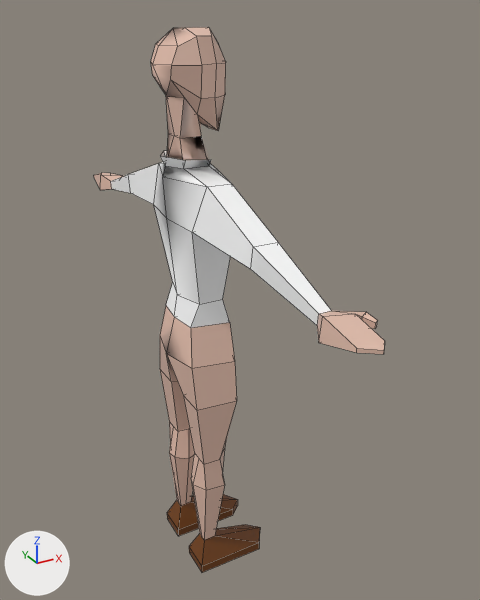
The FBX model Assets/Characters/Main Character/SM_MC_Base.fbx: old version first, new version second.
Camera for both pictures: a 50 mm lens placed at (-0.737, -1.772, 0.945), pointed at (0.223, -0.027, 0.073). Every picture has the same lights, and +X, +Y and +Z are marked at lower left. Mesh edges are drawn as thin lines. Where no turn or scale is listed for an object, it has been applied to the vertices. Vertices at the same position are counted once.

Names of what the first picture shows: 'Base'.
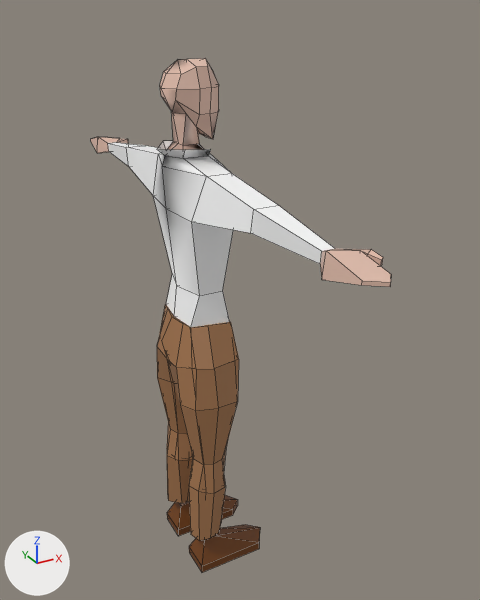
Scene script edits in JSON lines:
```json
{"op": "add", "block": "mat_material_005", "code": ["mat_material_005 = principled_material('Material.005')", "mat_material_005.base_color = (0.383, 0.184, 0.0786)  # brown #a6774f"]}
{"block": "me_cube_005", "where": "# used by ob_base; location = (0.068, 0.0, 0.698)"}
{"op": "remove", "block": "me_cube_005", "code": "me_cube_005.from_pydata(...)  # 229 vertices, 218 faces; spans x -0.1..0.21, y -0.89..0.89, z -1.58..0.2"}
{"op": "add", "block": "me_cube_005", "code": "me_cube_005.from_pydata(...)  # 319 vertices, 297 faces; spans x -0.11..0.21, y -0.89..0.89, z -1.58..0.12"}
{"block": "me_cube_005", "change": "me_cube_005 part 1: a new loose piece of 90 vertices spanning x -0.11..0.1, y -0.18..0.18, z -1.45..-0.64, in mat_material_005 (brown #a6774f)"}
{"block": "me_cube_005", "change": "me_cube_005 part 2"}
{"block": "me_cube_005", "change": "27 vertices in x -0.08..0.13, y -0.17..0.17, z -0.57..-0.14 move by (0.0, 0.0, 0.03)"}
{"block": "me_cube_005", "change": "26 vertices in x -0.04..0.09, y -0.89..0.89, z -0.39..-0.36 move by (0.0, 0.0, 0.14)"}
{"block": "me_cube_005", "change": "18 vertices in x -0.05..0.08, y -0.77..0.77, z -0.41..-0.35 move by (0.0, 0.0, 0.15)"}
{"block": "me_cube_005", "change": "4 vertices in x -0.03..0.04, y -0.43..0.43, z -0.35 move by (0.0, 0.0, 0.1)"}
{"block": "me_cube_005", "change": "4 vertices in x -0.03..0.04, y -0.44..0.44, z -0.28 move by (0.0, 0.0, 0.09)"}
{"block": "me_cube_005", "change": "50 vertices move from x -0.1..0.12, y -0.1..0.1, z -0.17..0.2 to x -0.1..0.1, y -0.08..0.08, z -0.15..0.12"}
{"op": "add", "block": "me_cube_005", "code": "me_cube_005.materials.append(mat_material_005)  # brown #a6774f"}
```

Changed parts and their boxes [x1, y1, x2, y2] in the pictures (480 x 600 px; the box of a moved part takes in the faces that stretch with it):
```json
{"object": "Base", "change": "reshaped", "before": [94, 27, 385, 572], "after": [91, 58, 391, 572]}
{"part": 1, "of": "me_cube_005", "change": "added", "after": [157, 305, 239, 541], "on screen": "brown"}
{"part": 2, "of": "me_cube_005", "change": "moved or reshaped", "before": [94, 27, 385, 354], "after": [91, 58, 391, 327]}
```
